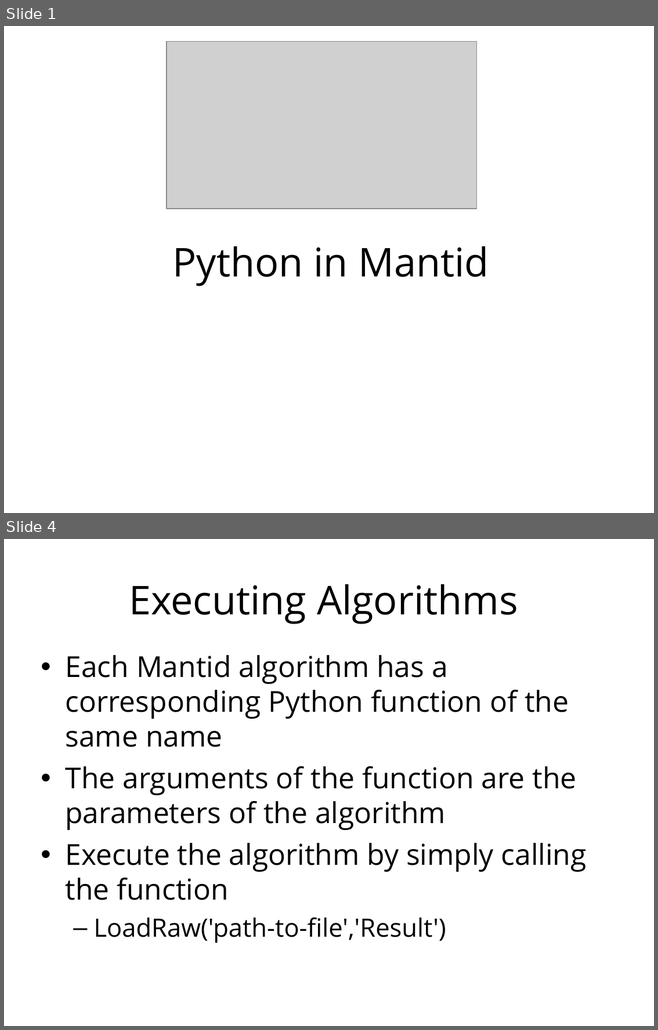
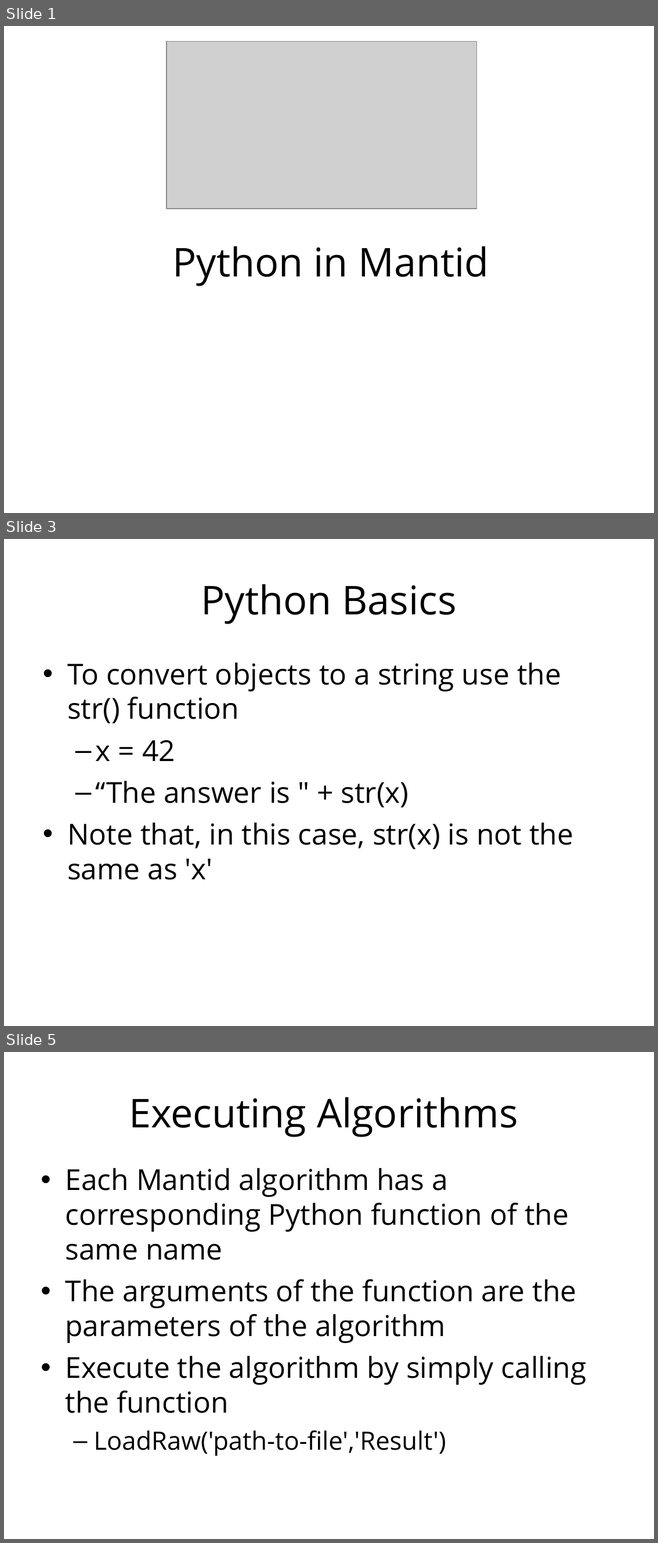
Before and after one commit to mantidproject/documents, a slide deck: Presentations/Python training course/Python in Mantid.ppt. Shown one above the other, each under a label of ours: slides 1 and 4 before the commit, slides 1, 3 and 5 after it; the slides between them are not shown. The pictures are 658x1030 and 658x1543 pixels, drawn with LibreOffice and Linux fonts; fonts in the diff are those of the drawing; grey boxes stand for pictures; background and template pictures are left out. Boxes give left, top, right and bottom in pixels: in the first picture for what was removed or moved away, otherwise in the second. Text is boxed around its words. In the diff, an @@ line names an element or a change of style, - is before the commit and + after.

Commit message:
Some minor updates to the Python training presentation. Re #100

```diff
--- a/Presentations/Python training course/Python in Mantid.ppt
+++ b/Presentations/Python training course/Python in Mantid.ppt
@@ slide 3 added at (4,539,654,1026), background #FFFFFF @@
@@ title added at (201,584,456,624), 44 pt, text #000000 @@
+Python Basics
@@ text added at (67,663,573,880), 32 pt, text #000000 @@
+• To convert objects to a string use the str() function
+  – x = 42
+  – “The answer is " + str(x)
+• Note that, in this case, str(x) is not the same as 'x'
@@ what was slide 4 is now slide 5 @@
```
Also in this commit, not shown: 4 slides changed.
